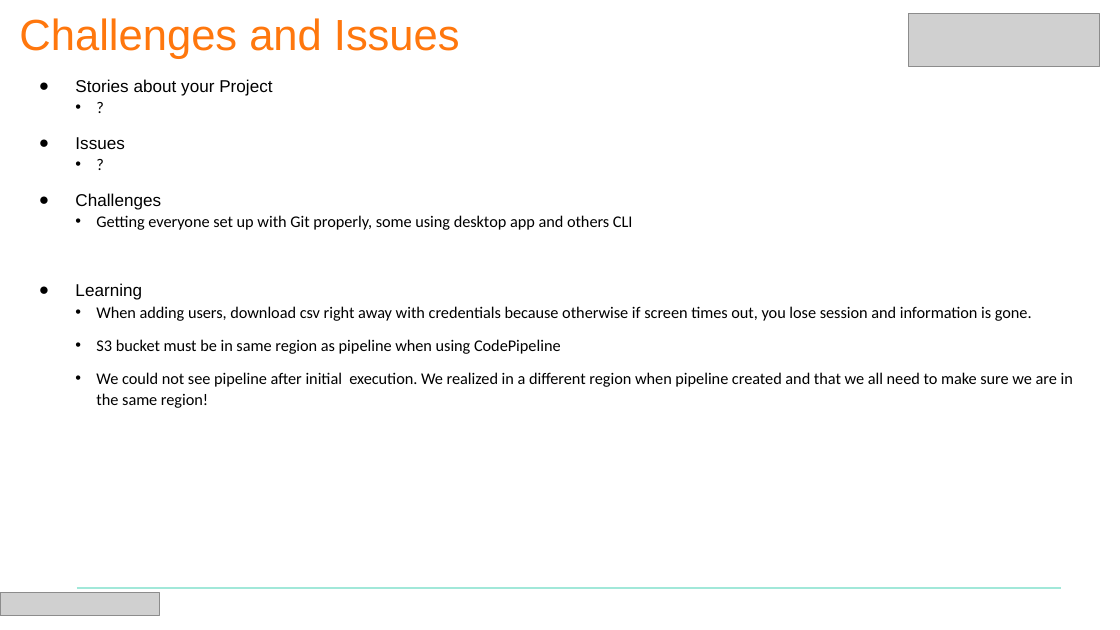
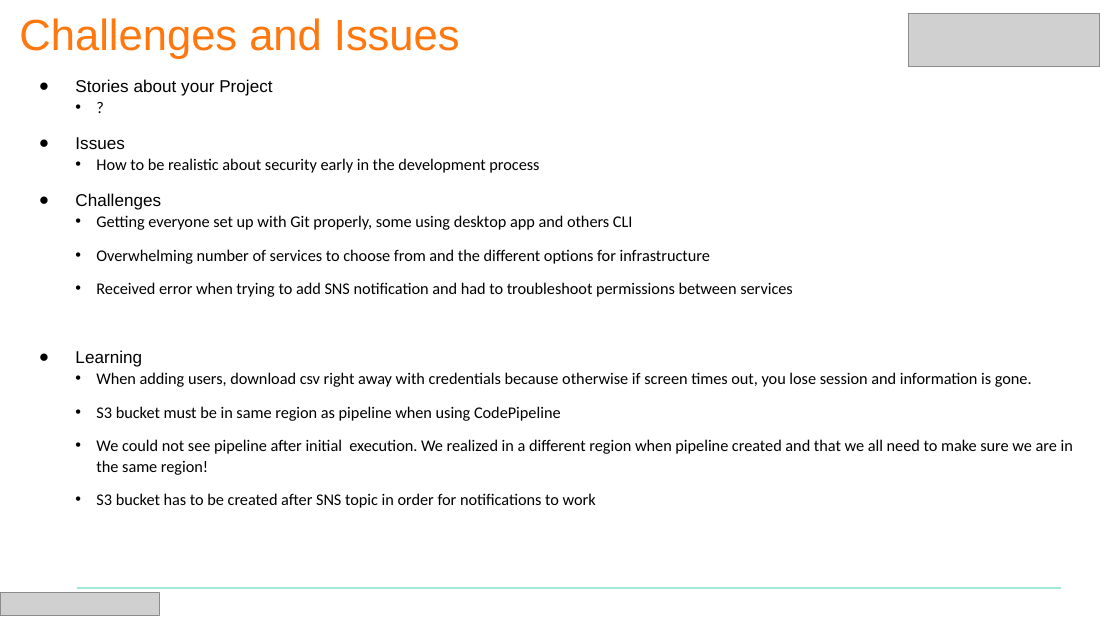
Before and after one commit to kbriggzi/Team1, a slide deck: slide 7 of BAH CE Team Presentation Template.pptx. Drawn at 1120x630 pixels with LibreOffice and Linux fonts; fonts in the diff are those of the drawing; grey boxes stand for pictures. Boxes give left, top, right and bottom in pixels: in the first picture for what was removed or moved away, otherwise in the second. Text is boxed around its words. In the diff, an @@ line names an element or a change of style, - is before the commit and + after.

Commit message:
few changes made

```diff
--- a/BAH CE Team Presentation Template.pptx
+++ b/BAH CE Team Presentation Template.pptx
@@ text at [96,158,539,173]: text changed @@
-          • ?
+          • How to be realistic about security early in the development process
@@ text at [96,249,793,297]: paragraphs added @@
+          • Overwhelming number of services to choose from and the different options for infrastructure
+          • Received error when trying to add SNS notification and had to troubleshoot permissions between services
@@ text at [96,493,596,508]: paragraph added @@
+    • S3 bucket has to be created after SNS topic in order for notifications to work
```
Also in this commit, not shown: 4 other slides changed.
